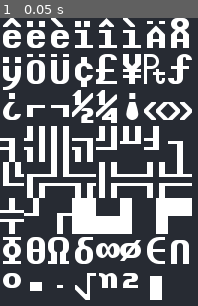
Above: before the commit, frame 1.
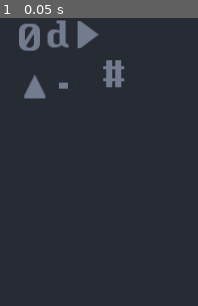
Above: after the commit, the same moment.

Repository: johnnybigoode-zz/godot-roguelike-2021
Game: Godot game, scene res://scene/main/MainScene.tscn
The game is run twice, just before and just after one commit, with the same random seed, the same clock (stepped at 60 frames per second) and the same inputs.
Inputs:
- Up to frame 1 (0.05 s): no input

The runs differ from the first frame. In frame 1, 34% of the frame differs, in the area x 0-97%, y 0-98%.

Commit message:
Adding 6 sprites from sabe png resource

Diff:
--- a/scene/main/MainScene.tscn
+++ b/scene/main/MainScene.tscn
@@ -1,9 +1,63 @@
-[gd_scene load_steps=2 format=2]
+[gd_scene load_steps=8 format=2]
 
-[ext_resource path="res://resource/curses_vector_24x36.png" type="Texture" id=1]
+[ext_resource path="res://sprite/PC.tscn" type="PackedScene" id=1]
+[ext_resource path="res://resource/curses_vector_24x36.png" type="Texture" id=2]
+
+[sub_resource type="AtlasTexture" id=1]
+flags = 4
+atlas = ExtResource( 2 )
+region = Rect2( 96, 216, 24, 36 )
+
+[sub_resource type="AtlasTexture" id=2]
+flags = 4
+atlas = ExtResource( 2 )
+region = Rect2( 0, 36, 24, 36 )
+
+[sub_resource type="AtlasTexture" id=3]
+flags = 4
+atlas = ExtResource( 2 )
+region = Rect2( 336, 36, 24, 36 )
+
+[sub_resource type="AtlasTexture" id=4]
+flags = 4
+atlas = ExtResource( 2 )
+region = Rect2( 336, 72, 24, 36 )
+
+[sub_resource type="AtlasTexture" id=5]
+flags = 4
+atlas = ExtResource( 2 )
+region = Rect2( 72, 72, 24, 36 )
 
 [node name="MainScene" type="Node2D"]
+modulate = Color( 0.670588, 0.698039, 0.74902, 1 )
+position = Vector2( 20.9501, 0.698334 )
 
-[node name="PC" type="Sprite" parent="."]
-texture = ExtResource( 1 )
-region_rect = Rect2( 0, 144, 24, 36 )
+[node name="PC" parent="." instance=ExtResource( 1 )]
+modulate = Color( 0.670588, 0.698039, 0.74902, 1 )
+
+[node name="Dwarf" type="Sprite" parent="."]
+modulate = Color( 0.670588, 0.698039, 0.74902, 1 )
+position = Vector2( 35.6152, 16.7601 )
+texture = SubResource( 1 )
+region_rect = Rect2( 0, 0, 24, 36 )
+
+[node name="ArrowX" type="Sprite" parent="."]
+modulate = Color( 0.670588, 0.698039, 0.74902, 1 )
+position = Vector2( 65.6437, 17.4584 )
+texture = SubResource( 2 )
+region_rect = Rect2( 0, 36, 24, 36 )
+
+[node name="ArrowY" type="Sprite" parent="."]
+modulate = Color( 0.670588, 0.698039, 0.74902, 1 )
+position = Vector2( 15.3634, 67.7387 )
+texture = SubResource( 3 )
+
+[node name="Floor" type="Sprite" parent="."]
+modulate = Color( 0.670588, 0.698039, 0.74902, 1 )
+position = Vector2( 43.9952, 57.962 )
+texture = SubResource( 4 )
+
+[node name="Wall" type="Sprite" parent="."]
+modulate = Color( 0.670588, 0.698039, 0.74902, 1 )
+position = Vector2( 94.2755, 56.5653 )
+texture = SubResource( 5 )
--- /dev/null
+++ b/sprite/ArrowX.tscn
@@ -0,0 +1,14 @@
+[gd_scene load_steps=3 format=2]
+
+[ext_resource path="res://resource/curses_vector_24x36.png" type="Texture" id=1]
+
+[sub_resource type="AtlasTexture" id=2]
+flags = 4
+atlas = ExtResource( 1 )
+region = Rect2( 0, 36, 24, 36 )
+
+[node name="ArrowX" type="Sprite"]
+modulate = Color( 0.670588, 0.698039, 0.74902, 1 )
+position = Vector2( 65.6437, 17.4584 )
+texture = SubResource( 2 )
+region_rect = Rect2( 0, 36, 24, 36 )
--- /dev/null
+++ b/sprite/ArrowY.tscn
@@ -0,0 +1,13 @@
+[gd_scene load_steps=3 format=2]
+
+[ext_resource path="res://resource/curses_vector_24x36.png" type="Texture" id=1]
+
+[sub_resource type="AtlasTexture" id=3]
+flags = 4
+atlas = ExtResource( 1 )
+region = Rect2( 336, 36, 24, 36 )
+
+[node name="ArrowY" type="Sprite"]
+modulate = Color( 0.670588, 0.698039, 0.74902, 1 )
+position = Vector2( 15.3634, 67.7387 )
+texture = SubResource( 3 )
--- /dev/null
+++ b/sprite/Dwarf.tscn
@@ -0,0 +1,14 @@
+[gd_scene load_steps=3 format=2]
+
+[ext_resource path="res://resource/curses_vector_24x36.png" type="Texture" id=1]
+
+[sub_resource type="AtlasTexture" id=1]
+flags = 4
+atlas = ExtResource( 1 )
+region = Rect2( 96, 216, 24, 36 )
+
+[node name="Dwarf" type="Sprite"]
+modulate = Color( 0.670588, 0.698039, 0.74902, 1 )
+position = Vector2( 35.6152, 16.7601 )
+texture = SubResource( 1 )
+region_rect = Rect2( 0, 0, 24, 36 )
--- /dev/null
+++ b/sprite/Floor.tscn
@@ -0,0 +1,13 @@
+[gd_scene load_steps=3 format=2]
+
+[ext_resource path="res://resource/curses_vector_24x36.png" type="Texture" id=1]
+
+[sub_resource type="AtlasTexture" id=4]
+flags = 4
+atlas = ExtResource( 1 )
+region = Rect2( 336, 72, 24, 36 )
+
+[node name="Floor" type="Sprite"]
+modulate = Color( 0.670588, 0.698039, 0.74902, 1 )
+position = Vector2( 43.9952, 57.962 )
+texture = SubResource( 4 )
--- /dev/null
+++ b/sprite/PC.tscn
@@ -0,0 +1,14 @@
+[gd_scene load_steps=3 format=2]
+
+[ext_resource path="res://resource/curses_vector_24x36.png" type="Texture" id=1]
+
+[sub_resource type="AtlasTexture" id=1]
+flags = 4
+atlas = ExtResource( 1 )
+region = Rect2( 0, 108, 24, 36 )
+
+[node name="PC" type="Sprite"]
+modulate = Color( 0.670588, 0.698039, 0.74902, 1 )
+position = Vector2( 10, 20 )
+texture = SubResource( 1 )
+region_rect = Rect2( 624, 108, 0, 0 )
--- /dev/null
+++ b/sprite/Wall.tscn
@@ -0,0 +1,13 @@
+[gd_scene load_steps=3 format=2]
+
+[ext_resource path="res://resource/curses_vector_24x36.png" type="Texture" id=1]
+
+[sub_resource type="AtlasTexture" id=5]
+flags = 4
+atlas = ExtResource( 1 )
+region = Rect2( 72, 72, 24, 36 )
+
+[node name="Wall" type="Sprite"]
+modulate = Color( 0.670588, 0.698039, 0.74902, 1 )
+position = Vector2( 94.2755, 56.5653 )
+texture = SubResource( 5 )
Not shown, changed: README.MD
